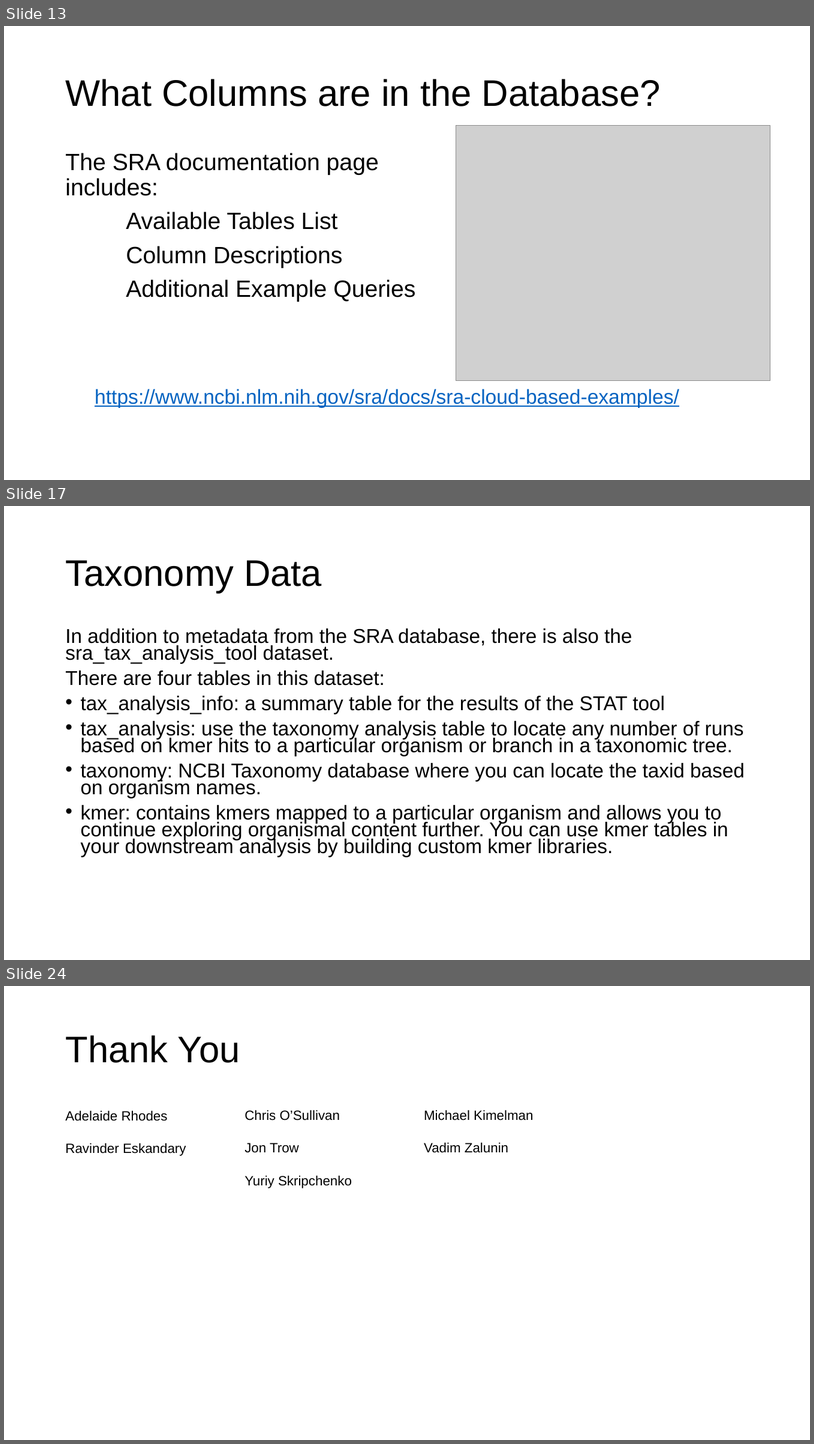
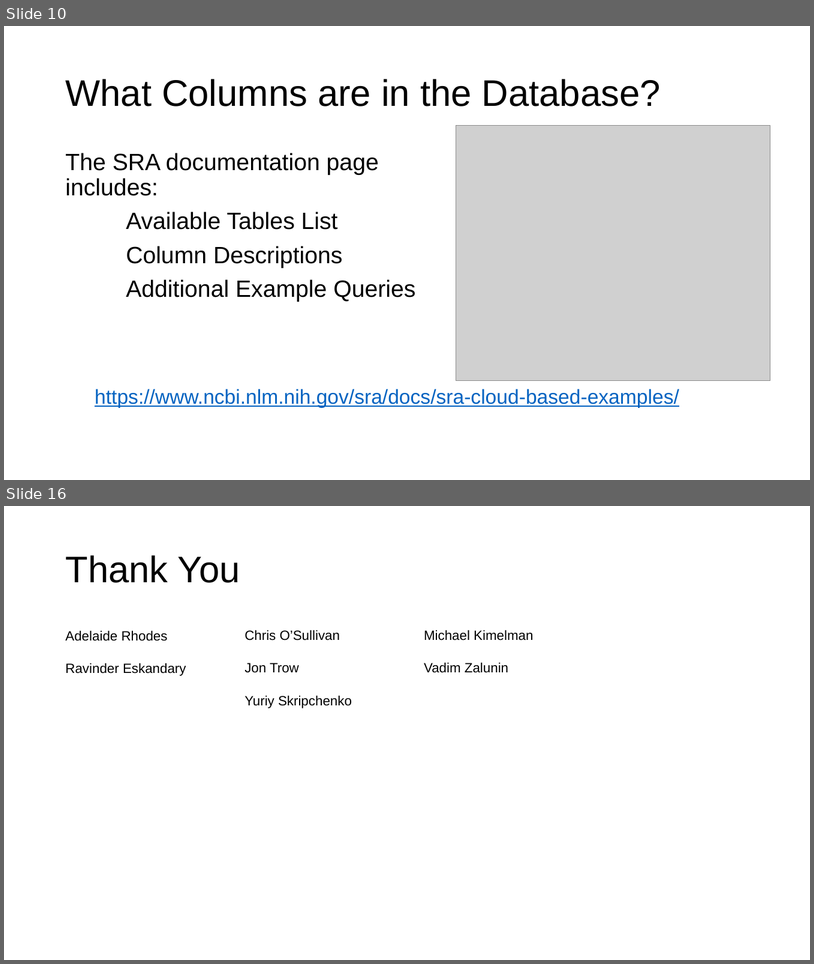
Before and after one commit to ncbi/ASHG-Workshop-2021, a slide deck: Interactive_ASHG.pptx. Shown one above the other, each under a label of ours: slides 13, 17 and 24 before the commit, slides 10 and 16 after it; the slides between them are not shown. The pictures are 814x1444 and 814x964 pixels, drawn with LibreOffice and Linux fonts; fonts in the diff are those of the drawing; grey boxes stand for pictures; background and template pictures are left out. Boxes give left, top, right and bottom in pixels: in the first picture for what was removed or moved away, otherwise in the second. Text is boxed around its words. In the diff, an @@ line names an element or a change of style, - is before the commit and + after.

```diff
--- a/Interactive_ASHG.pptx
+++ b/Interactive_ASHG.pptx
@@ slide 17 removed at box(4, 506, 810, 960), background picture (left out) @@
@@ title removed at box(65, 560, 322, 593) @@
-Taxonomy Data
@@ text removed at box(65, 628, 745, 857) @@
-In addition to metadata from the SRA database, there is also the sra_tax_analysis_tool dataset.
-There are four tables in this dataset:
-• tax_analysis_info: a summary table for the results of the STAT tool
-• tax_analysis: use the taxonomy analysis table to locate any number of runs based on kmer hits to a particular organism or branch in a taxonomic tree.
-• taxonomy: NCBI Taxonomy database where you can locate the taxid based on organism names.
-• kmer: contains kmers mapped to a particular organism and allows you to continue exploring organismal content further. You can use kmer tables in your downstream analysis by building custom kmer libraries.
@@ what was slide 13 is now slide 10 @@
@@ what was slide 24 is now slide 16 @@
```
Also in this commit, not shown: 8 slides changed, 1 slide added, 8 other slides removed.
